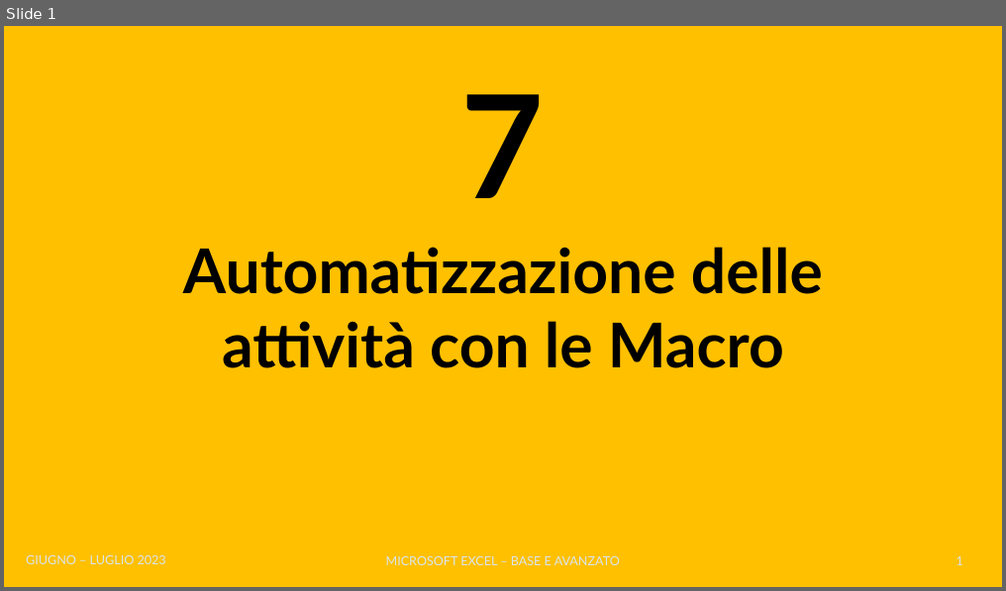
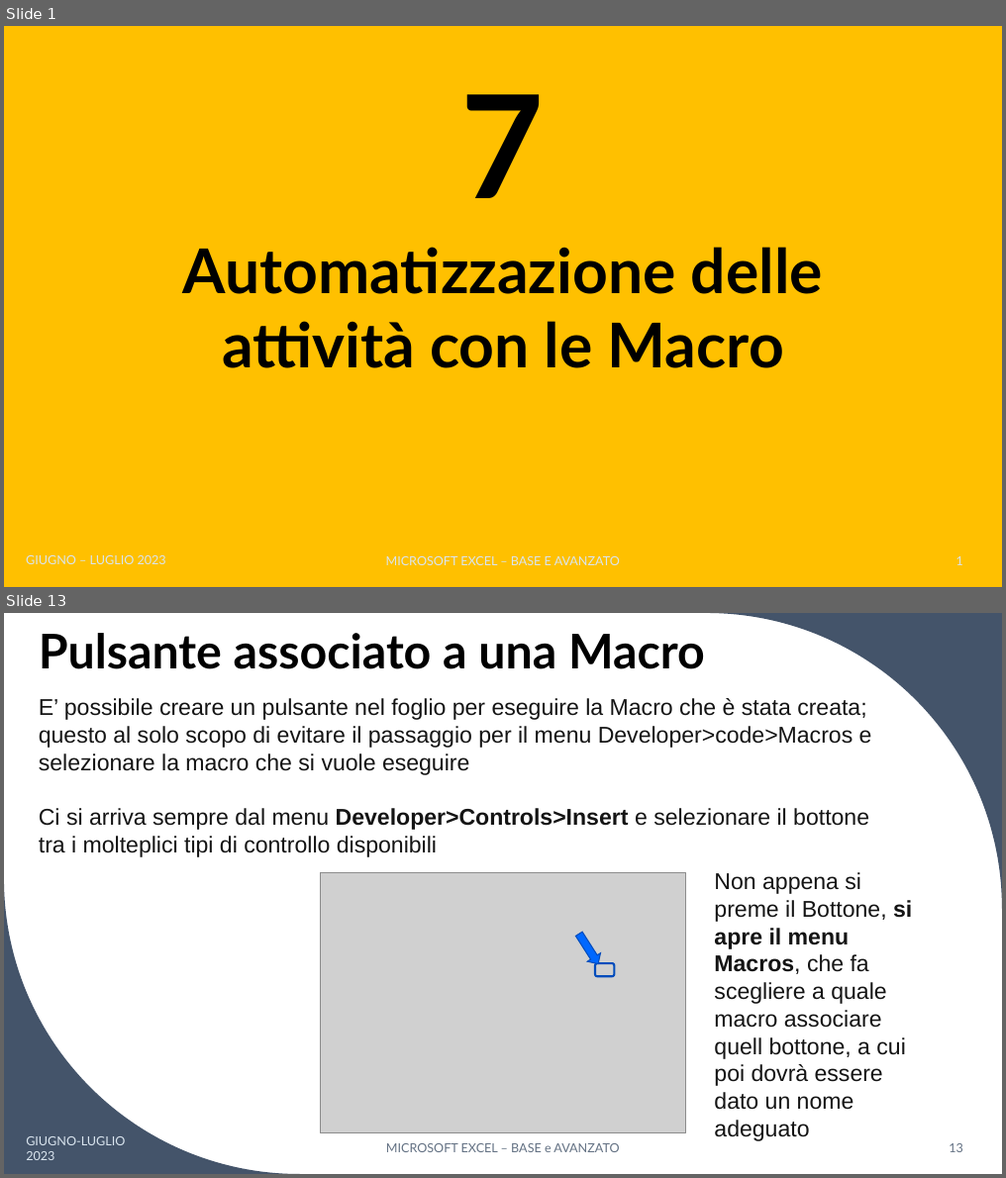
Before and after one commit to teispir/excel, a slide deck: ppt/Corso_Excel_Base_Avanzato_Parte7.pptx. Shown one above the other, each under a label of ours: slide 1 before the commit, slides 1 and 13 after it; the slides between them are not shown. The pictures are 1006x591 and 1006x1178 pixels, drawn with LibreOffice and Linux fonts; fonts in the diff are those of the drawing; grey boxes stand for pictures. Boxes give left, top, right and bottom in pixels: in the first picture for what was removed or moved away, otherwise in the second. Text is boxed around its words. In the diff, an @@ line names an element or a change of style, - is before the commit and + after.

```diff
--- a/ppt/Corso_Excel_Base_Avanzato_Parte7.pptx
+++ b/ppt/Corso_Excel_Base_Avanzato_Parte7.pptx
@@ slide 13 added at [4,613,1002,1174], background #FFFFFF @@
@@ title added at [39,633,705,669], 46 pt, text #000000, bold @@
+Pulsante associato a una Macro
@@ freeform shape added at [706,613,1002,909], fill #44546A @@
@@ text added at [39,698,872,858], 22 pt, text #141414 @@
+E’ possibile creare un pulsante nel foglio per eseguire la Macro che è stata creata; questo al solo scopo di evitare il passaggio per il menu Developer>code>Macros e selezionare la macro che si vuole eseguire
+Ci si arriva sempre dal menu Developer>Controls>Insert e selezionare il bottone tra i molteplici tipi di controllo disponibili
@@ freeform shape added at [4,878,300,1174], fill #44546A @@
@@ picture added at [320,872,686,1134] @@
@@ text added at [714,872,912,1142], 22 pt, text #141414 @@
+Non appena si preme il Bottone, si apre il menu Macros, che fa scegliere a quale macro associare quell bottone, a cui poi dovrà essere dato un nome adeguato
@@ down arrow added at [573,930,605,968], fill #0068FF, outline #004DBD 1 pt @@
@@ rounded rectangle added at [595,963,615,976], outline #004DBD 2 pt @@
@@ text added at [26,1137,125,1160], 12 pt, text #DAE5EF @@
+GIUGNO-LUGLIO 2023
@@ text added at [386,1144,619,1153], 12 pt, text #637183 @@
+MICROSOFT EXCEL – BASE e AVANZATO
@@ page number added at [948,1144,963,1153], 12 pt, text #637183 @@
+13
```
Also in this commit, not shown: 12 other slides added, 49 other files.
